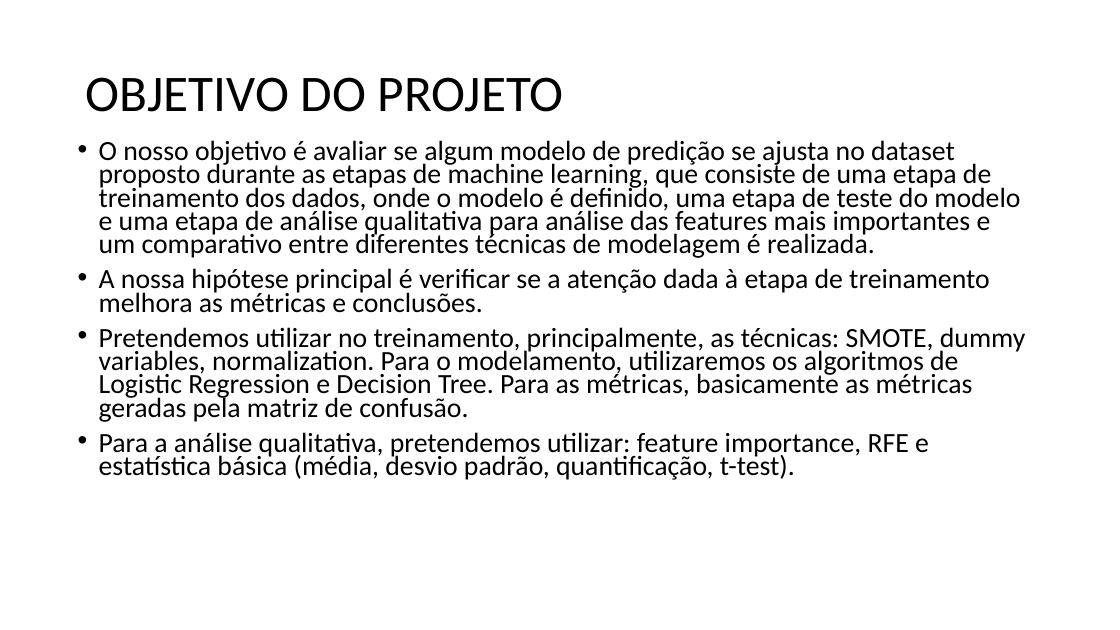
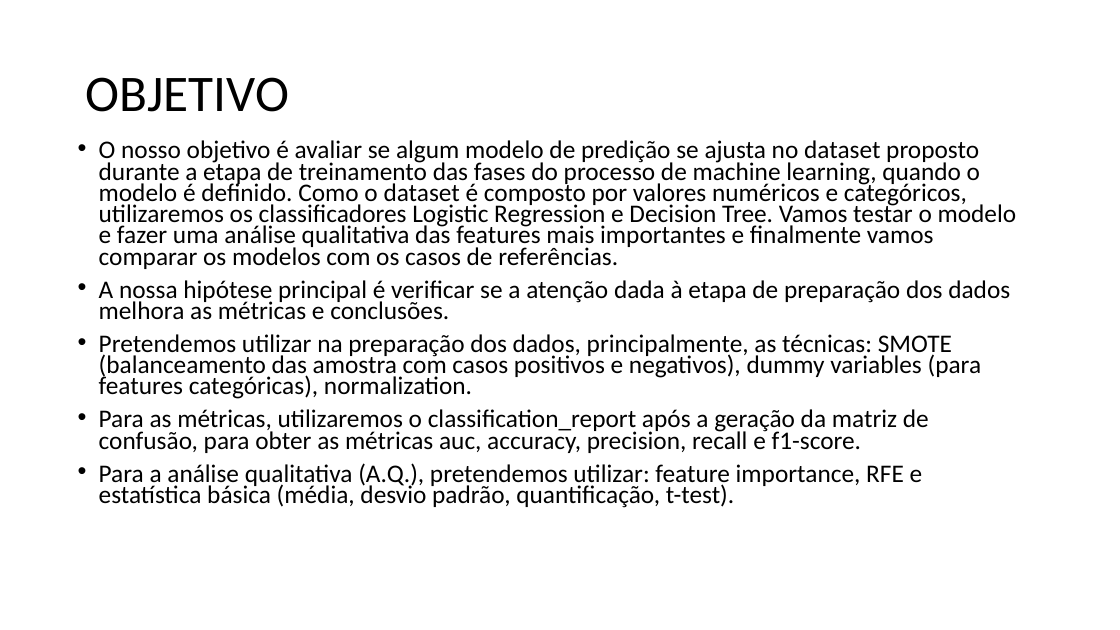
Before and after one commit to edbkei/MO416PROJ3, a slide deck: slide 4 of Projeto3/Presentation3min.pptx. Drawn at 1120x630 pixels with LibreOffice and Linux fonts; fonts in the diff are those of the drawing. Boxes give left, top, right and bottom in pixels: in the first picture for what was removed or moved away, otherwise in the second. Text is boxed around its words. In the diff, an @@ line names an element or a change of style, - is before the commit and + after.

```diff
--- a/Projeto3/Presentation3min.pptx
+++ b/Projeto3/Presentation3min.pptx
@@ title at (x1=85, y1=77, x2=289, y2=112): text changed @@
-OBJETIVO DO PROJETO
+OBJETIVO
@@ text at (x1=99, y1=140, x2=1017, y2=508): text changed; size 23.8 to 21.7 pt @@
-• O nosso objetivo é avaliar se algum modelo de predição se ajusta no dataset proposto durante as etapas de machine learning, que consiste de uma etapa de treinamento dos dados, onde o modelo é definido, uma etapa de teste do modelo e uma etapa de análise qualitativa para análise das features mais importantes e um comparativo entre diferentes técnicas de modelagem é realizada.
-• A nossa hipótese principal é verificar se a atenção dada à etapa de treinamento melhora as métricas e conclusões.
-• Pretendemos utilizar no treinamento, principalmente, as técnicas: SMOTE, dummy variables, normalization. Para o modelamento, utilizaremos os algoritmos de Logistic Regression e Decision Tree. Para as métricas, basicamente as métricas geradas pela matriz de confusão.
-• Para a análise qualitativa, pretendemos utilizar: feature importance, RFE e estatística básica (média, desvio padrão, quantificação, t-test).
+• O nosso objetivo é avaliar se algum modelo de predição se ajusta no dataset proposto durante a etapa de treinamento das fases do processo de machine learning, quando o modelo é definido. Como o dataset é composto por valores numéricos e categóricos, utilizaremos os classificadores Logistic Regression e Decision Tree. Vamos testar o modelo e fazer uma análise qualitativa das features mais importantes e finalmente vamos comparar os modelos com os casos de referências.
+• A nossa hipótese principal é verificar se a atenção dada à etapa de preparação dos dados melhora as métricas e conclusões.
+• Pretendemos utilizar na preparação dos dados, principalmente, as técnicas: SMOTE (balanceamento das amostra com casos positivos e negativos), dummy variables (para features categóricas), normalization.
+• Para as métricas, utilizaremos o classification_report após a geração da matriz de confusão, para obter as métricas auc, accuracy, precision, recall e f1-score.
+• Para a análise qualitativa (A.Q.), pretendemos utilizar: feature importance, RFE e estatística básica (média, desvio padrão, quantificação, t-test).
```
Also in this commit, not shown: 2 other slides changed, 2 other files.
